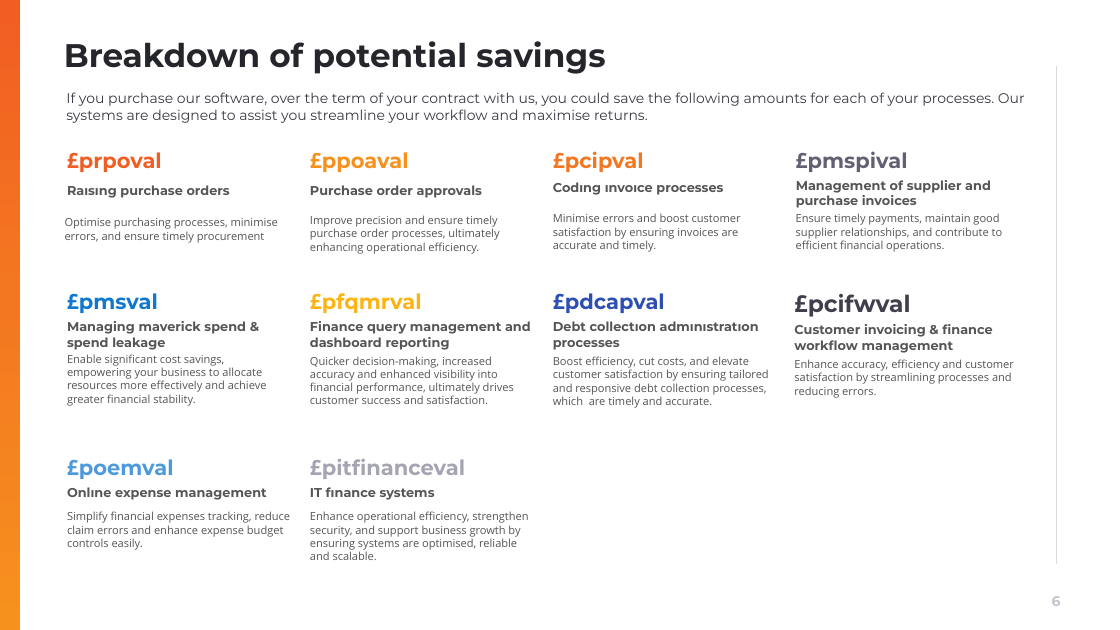
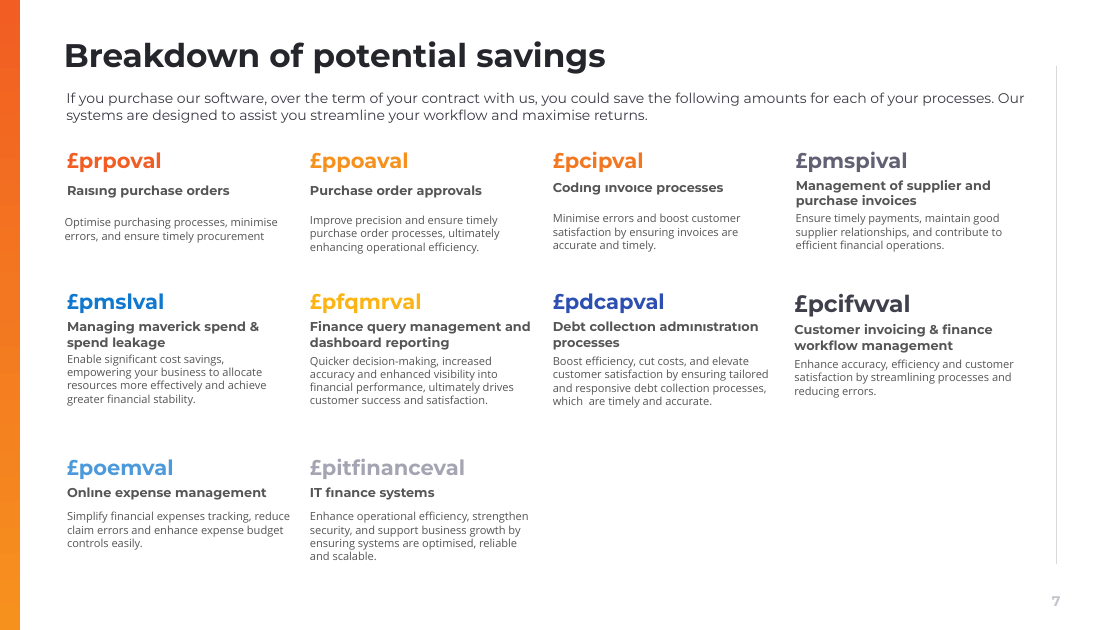
Before and after one commit to muratozdemirpiblo/ppt-api, a slide deck: slide 7 of sales.pptx (slide 6 before the commit). Drawn at 1120x630 pixels with LibreOffice and Linux fonts; fonts in the diff are those of the drawing; background and template pictures are left out. Boxes give left, top, right and bottom in pixels: in the first picture for what was removed or moved away, otherwise in the second. Text is boxed around its words. In the diff, an @@ line names an element or a change of style, - is before the commit and + after.

```diff
--- a/sales.pptx
+++ b/sales.pptx
@@ text at [67, 293, 164, 313]: text changed @@
-£pmsval
+£pmslval
@@ page number at [1052, 596, 1061, 606]: text changed @@
-6
+7
```
Also in this commit, not shown: 4 other slides changed, 1 slide added, 1 other file.
